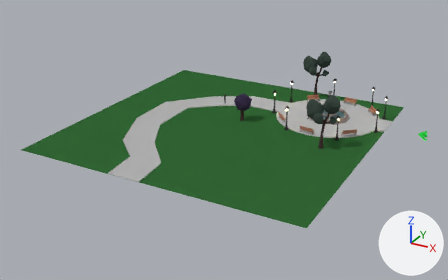
The Blender file .gdignore/Blender Projects/Cinematic.blend: old version first, new version second.
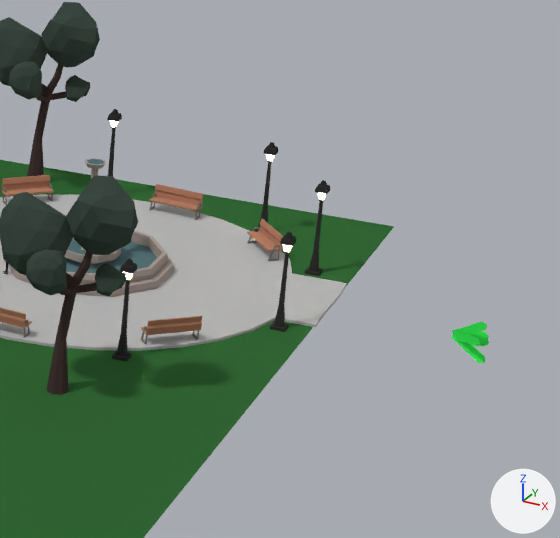
Each version appears first whole from a camera (50 mm lens) standing at (97.3, -192.3, 84.5) and looking at (2.6, -20.2, -1.5), and next in a close-up on the part from 68% to 99% of the width and 18% to 66% of the height. The lights are fixed; the arrows at lower right show +X, +Y and +Z.

In view in the first close-up: 'ChairPark.003', 'ChairPark.004', 'ChairPark.005', 'ChairPark.006', 'Fountain', 'Grass', 'LampPark.003', 'LampPark.004', 'ParkGround', 'ParkRoad', 'Tree1.002', 'Tree1.003'.
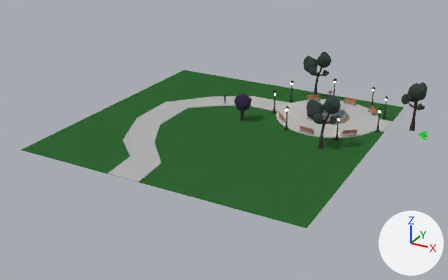
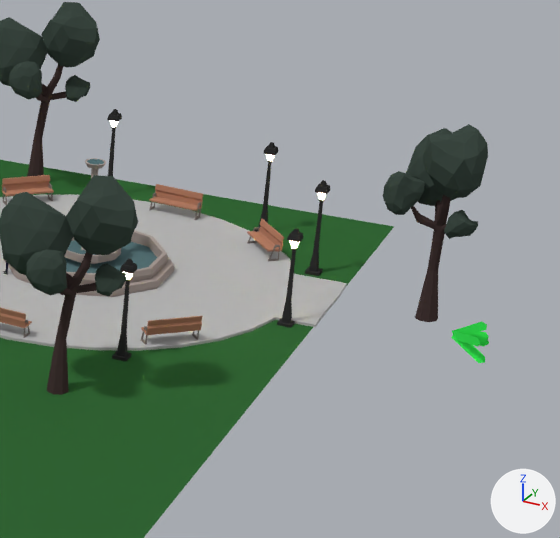
Where the change shows, as pixel boxes [x1, y1, x2, y2] in the close-ups (560 x 538 px):
'Tree1.001', added: after [383, 124, 488, 322]
'LampPark.003', moved: before [270, 231, 296, 332]; after [277, 228, 304, 328]

Patch to the scene script:
```diff
--- a/.gdignore/Blender Projects/Cinematic.blend.py
+++ b/.gdignore/Blender Projects/Cinematic.blend.py
@@ me_icosphere_001 @@
+me_icosphere_001.from_pydata(...)  # 268 vertices, 398 faces; spans x -5.8..5.4, y -4.8..4.2, z -12.0..6.4
+me_icosphere_001.materials.append(mat_city)  # picture img_texture_png
@@ ob_lamppark_003 @@
 ob_lamppark_003 = bpy.data.objects.new('LampPark.003', me_cube_006)
-ob_lamppark_003.location = (26.44, -24.35, 0.0)
+ob_lamppark_003.location = (26.71, -23.13, -0.04)
@@ ob_tree1_001 @@
+ob_tree1_001 = bpy.data.objects.new('Tree1.001', me_icosphere_001)
+ob_tree1_001.location = (57.33, 18.99, 10.9)
+ob_tree1_001.rotation_euler = (0.0, 0.0, -1.128)  # degrees (0, 0, -65)
```
